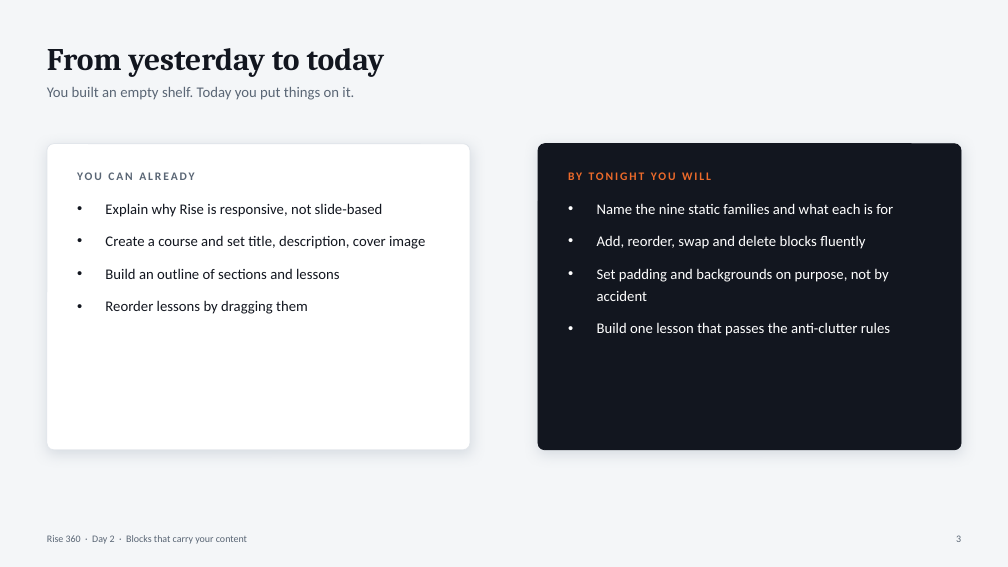
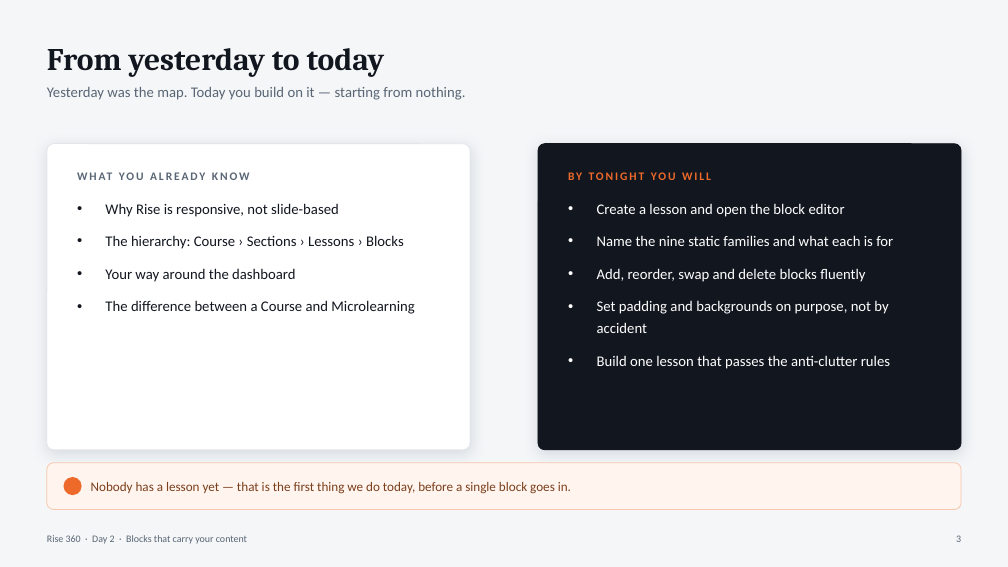
Before and after one commit to the-entertrainer/parallelism, a slide deck: slide 3 of rise360-curriculum/day2/build/rise360-day2-blocks.pptx. Drawn at 1008x567 pixels with LibreOffice and Linux fonts; fonts in the diff are those of the drawing. Boxes give left, top, right and bottom in pixels: in the first picture for what was removed or moved away, otherwise in the second. Text is boxed around its words. In the diff, an @@ line names an element or a change of style, - is before the commit and + after.

```diff
--- a/rise360-curriculum/day2/build/rise360-day2-blocks.pptx
+++ b/rise360-curriculum/day2/build/rise360-day2-blocks.pptx
@@ text at (47,87,466,100): text changed @@
-You built an empty shelf. Today you put things on it.
+Yesterday was the map. Today you build on it — starting from nothing.
@@ text at (77,165,440,188): text changed @@
-YOU CAN ALREADY
+WHAT YOU ALREADY KNOW
@@ text at (105,203,414,314): text changed @@
-• Explain why Rise is responsive, not slide-based
-• Create a course and set title, description, cover image
-• Build an outline of sections and lessons
-• Reorder lessons by dragging them
+• Why Rise is responsive, not slide-based
+• The hierarchy: Course › Sections › Lessons › Blocks
+• Your way around the dashboard
+• The difference between a Course and Microlearning
@@ text at (597,203,845,217): paragraph added @@
+• Create a lesson and open the block editor
@@ rounded rectangle added at (47,463,961,510), fill #FFF4EE, outline #F6C7AC 0.75 pt @@
@@ ellipse added at (64,477,82,495), fill #ED6A2A @@
@@ text added at (91,482,571,494), 12.5 pt, text #7A3F1C @@
+Nobody has a lesson yet — that is the first thing we do today, before a single block goes in.
```
Also in this commit, not shown: 26 other slides changed, 1 slide added, 2 other files.
